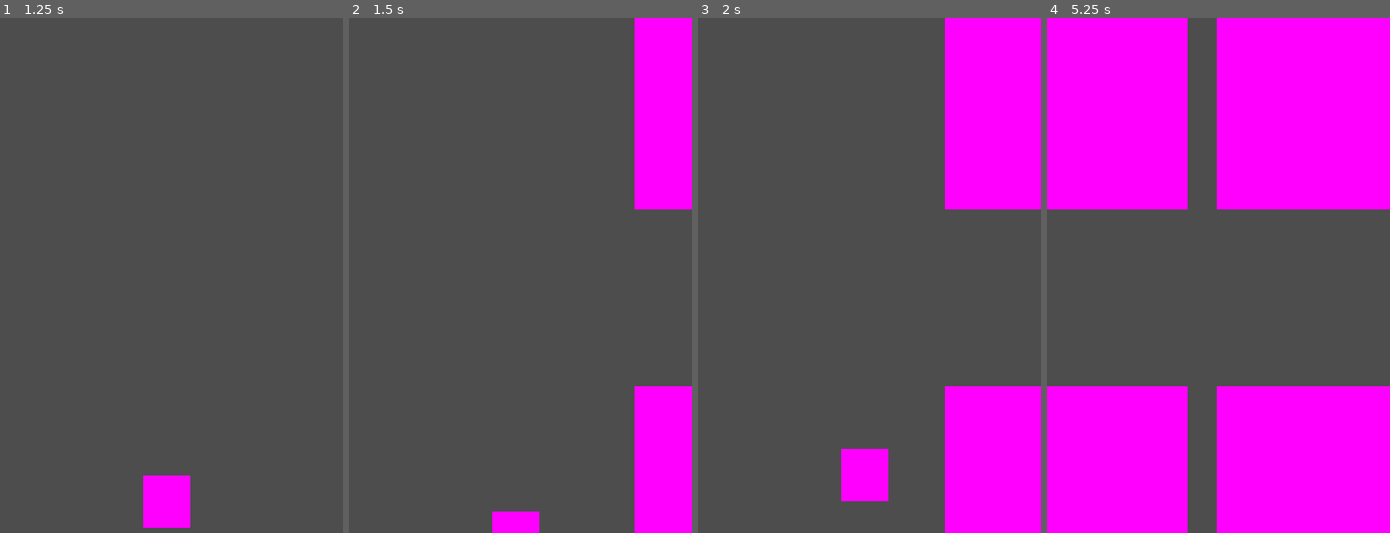
Above: before the commit, frames 1-4 (left to right).
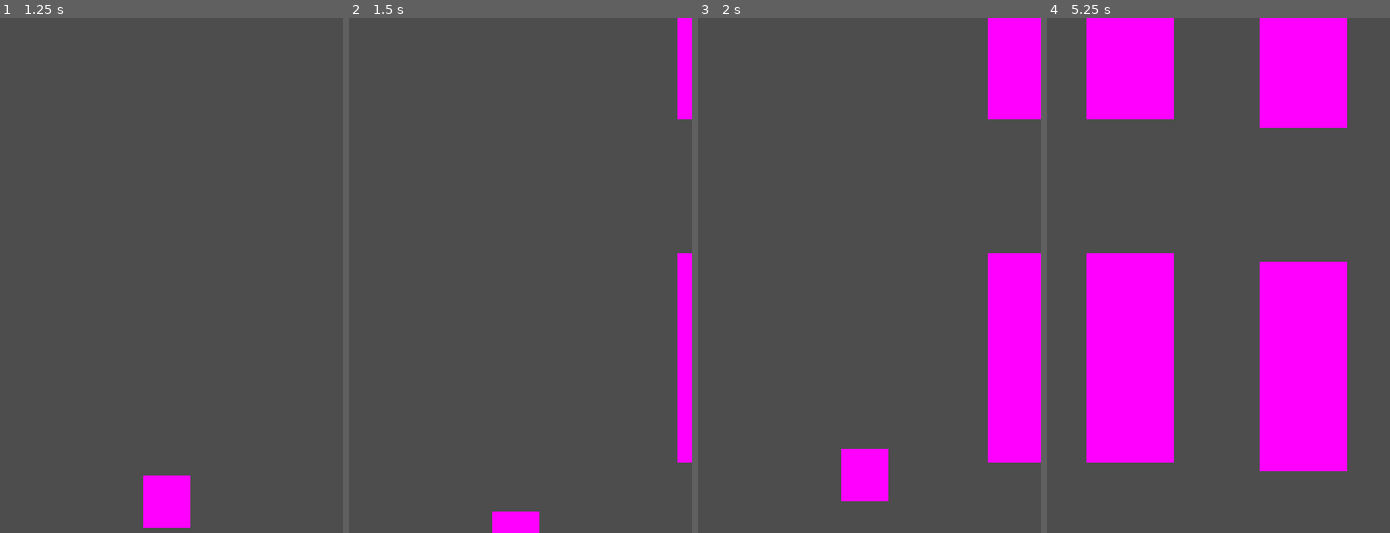
Above: after the commit, the same moments.

Repository: davidward462/flappy-bird
Game: Godot game, scene res://scenes/game.tscn
Two runs of this game, one before a commit and one after it. Both use one fixed random seed, a clock stepped at 60 frames per second and the inputs below.
Inputs:
- Up to frame 1 (1.25 s): tap Space (jump) at 0.77 s
- Up to frame 2 (1.5 s): hold Down (ui_down) from 1.28 s (still down)
- Up to frame 3 (2 s): keep holding Down (ui_down); tap Space (jump) at 1.52 s
- Up to frame 4 (5.25 s): release Down (ui_down) at 2.03 s; tap Space (jump) at 3.02, 3.77, 4.52 s; hold Down (ui_down) from 3.53 s (still down)

Frame 1 is identical in both runs. In frame 2, 11% of the frame differs, in the area x 83-100%, y 0-100%; in frame 3, 17%; in frame 4, 54%, in the area x 0-100%, y 0-100%.

Commit message:
randomize wall spawn height

Diff:
--- a/scenes/wall.tscn
+++ b/scenes/wall.tscn
@@ -11,10 +11,10 @@
 script = ExtResource("1_lb1bu")
 
 [node name="Sprite2D" type="Sprite2D" parent="."]
-position = Vector2(1, 1)
+position = Vector2(51, 122)
 scale = Vector2(102, 244)
 texture = SubResource("PlaceholderTexture2D_gv3e7")
 
 [node name="CollisionShape2D" type="CollisionShape2D" parent="."]
-position = Vector2(1, 1)
+position = Vector2(51, 122)
 shape = SubResource("RectangleShape2D_00sbq")
--- a/scripts/game.gd
+++ b/scripts/game.gd
@@ -1,16 +1,20 @@
 extends Node
 
+var rng = RandomNumberGenerator.new()
 var wall_scene = preload("res://scenes/wall.tscn")
 var wall_spawn_x_pos = 400
 
 # Called when the node enters the scene tree for the first time.
 func _ready() -> void:
-	pass # Replace with function body.
+	randomize()
 
-func create_wall() -> void:
+func create_wall()  -> void:
 	# create upper and lower parts
-	create_block(wall_spawn_x_pos, 550)
-	create_block(wall_spawn_x_pos, 100)
+	var center_height = randf_range(-150, 150)
+	#var center_height = 0
+
+	create_block(wall_spawn_x_pos, center_height)
+	create_block(wall_spawn_x_pos, center_height+400)
 
 func create_block(x_pos, y_pos) -> void:
 	# create instance
@@ -24,5 +28,5 @@
 func _process(delta: float) -> void:
 
 	# for testing only
-	if Input.is_action_pressed("ui_down"):
+	if Input.is_action_just_pressed("ui_down"):
 		create_wall()
